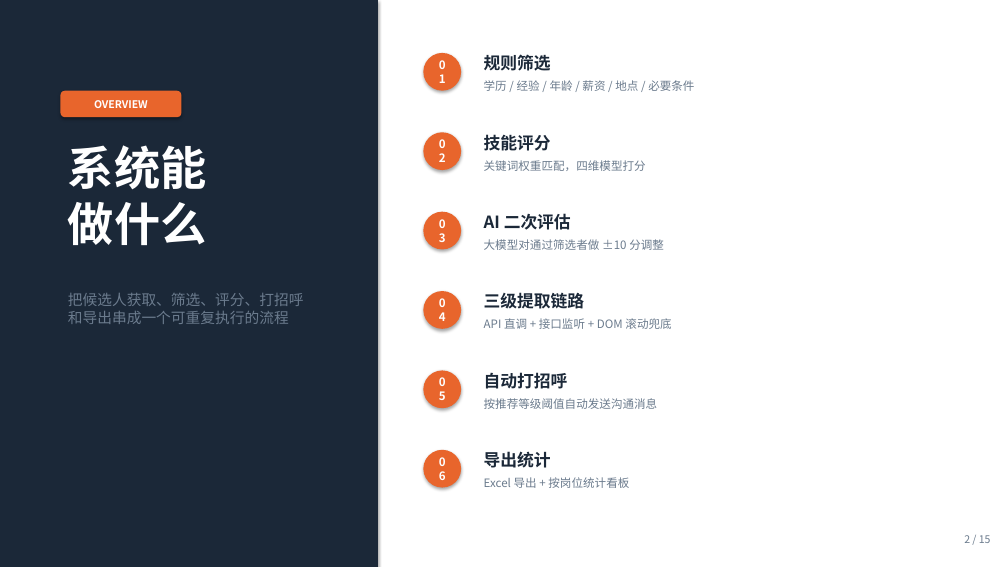
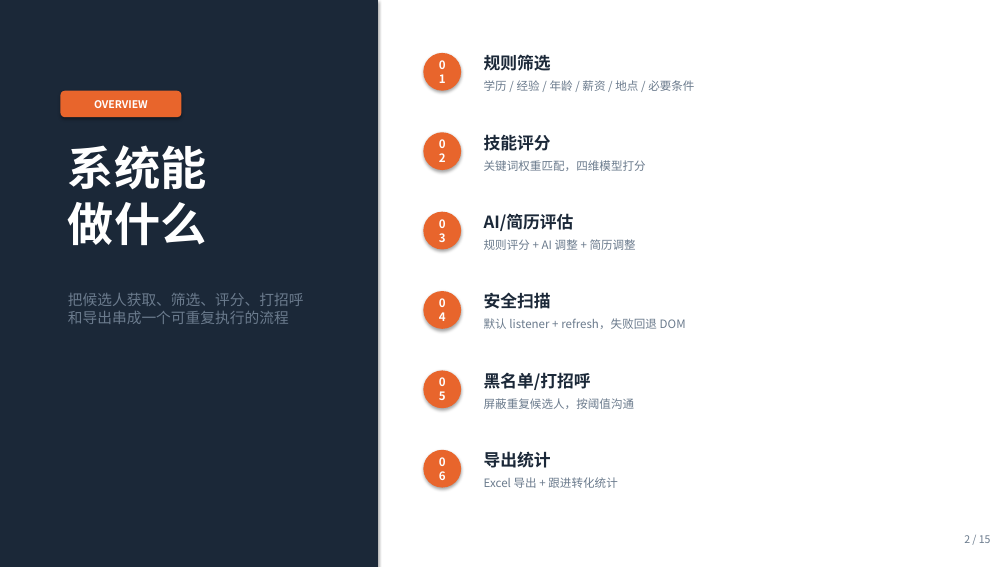
Before and after one commit to chenjinbo1991/boss-resume-filter, a slide deck: slide 2 of docs/BOSS招聘系统操作指南.pptx. Drawn at 1008x567 pixels with LibreOffice and Linux fonts; fonts in the diff are those of the drawing. Boxes give left, top, right and bottom in pixels: in the first picture for what was removed or moved away, otherwise in the second. Text is boxed around its words. In the diff, an @@ line names an element or a change of style, - is before the commit and + after.

Commit message:
文档同步：记录 BOSS 直聘 srcdoc iframe 架构约束
核心发现：
- BOSS 直聘推荐页使用 srcdoc iframe 而非 src URL
- iframe.run_js('return location.href') 始终返回 about:srcdoc
- 导致 API 监听和直调均无效，只能使用 DOM 滚动提取

文档更新：
- CLAUDE.md/AGENTS.md: 更新反爬对抗和候选人提取章节，明确 srcdoc 约束
- 新增记忆文件 boss-srcdoc-architecture.md 记录架构约束和验证方法
- MEMORY.md: 索引新增记忆文件

代码变更：
- bossmaster.py: 添加诊断日志，优化刷新等待逻辑（轮询检查 iframe 内容就绪）
- gui_main.py: 拆分 notice_callback 为阻塞/非阻塞两个回调
- tests: 更新测试用例以适配新的回调机制

```diff
--- a/docs/BOSS招聘系统操作指南.pptx
+++ b/docs/BOSS招聘系统操作指南.pptx
@@ text at (x1=484, y1=213, x2=574, y2=231): text changed @@
-AI 二次评估
+AI/简历评估
@@ text at (x1=484, y1=239, x2=636, y2=250): text changed @@
-大模型对通过筛选者做 ±10 分调整
+规则评分 + AI 调整 + 简历调整
@@ text at (x1=484, y1=292, x2=551, y2=309): text changed @@
-三级提取链路
+安全扫描
@@ text at (x1=484, y1=318, x2=686, y2=329): text changed @@
-API 直调 + 接口监听 + DOM 滚动兜底
+默认 listener + refresh，失败回退 DOM
@@ text at (x1=484, y1=372, x2=591, y2=390): text changed @@
-自动打招呼
+黑名单/打招呼
@@ text at (x1=484, y1=398, x2=634, y2=409): text changed @@
-按推荐等级阈值自动发送沟通消息
+屏蔽重复候选人，按阈值沟通
@@ text at (x1=484, y1=477, x2=617, y2=488): text changed @@
-Excel 导出 + 按岗位统计看板
+Excel 导出 + 跟进转化统计
```
Also in this commit, not shown: 13 other slides changed, 16 other files.
